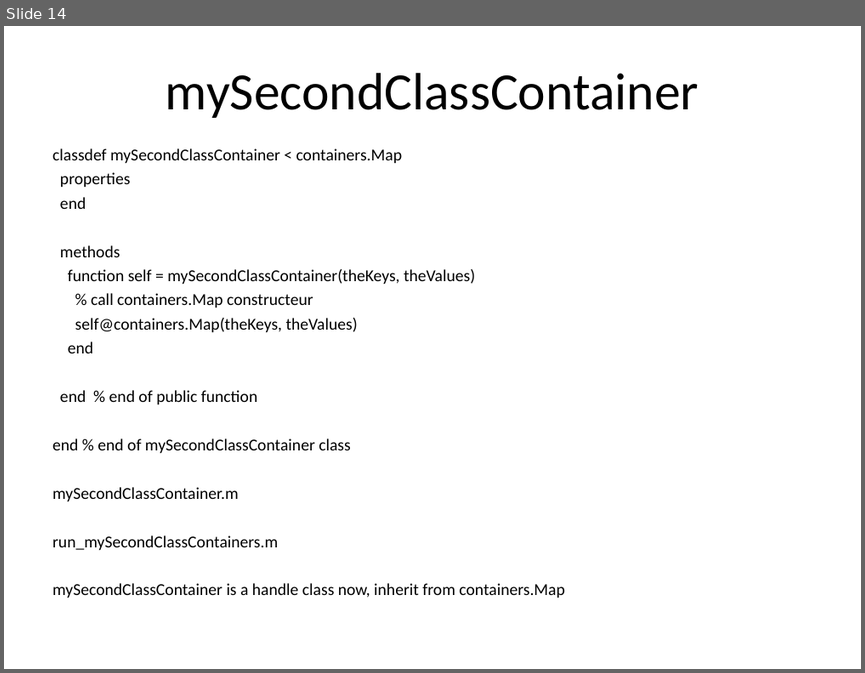
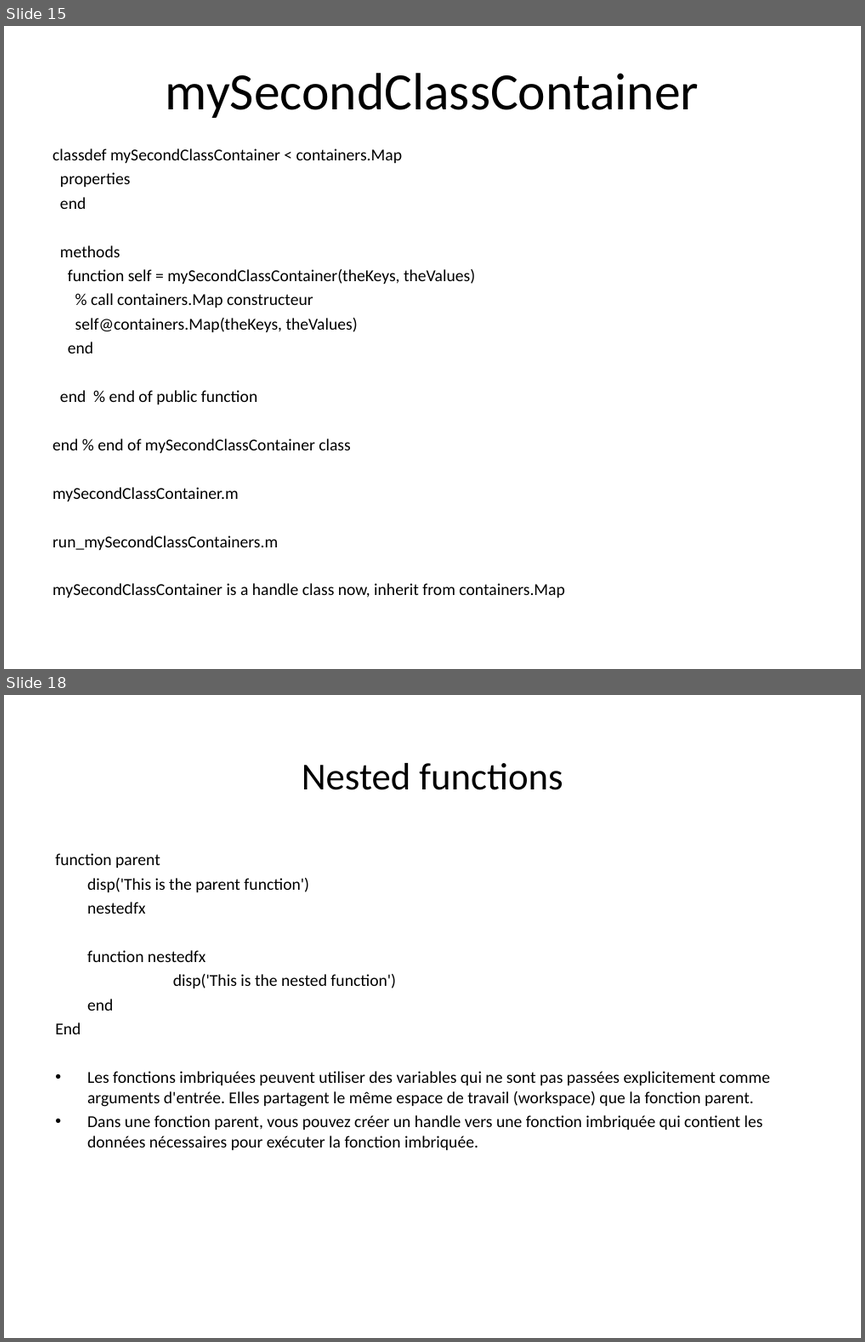
Before and after one commit to jgrelet/course-object-programing-with-Matlab, a slide deck: Introduction à la programmation objet avec Matlab.ppt. Shown one above the other, each under a label of ours: slide 14 before the commit, slides 15 and 18 after it; the slides between them are not shown. The pictures are 865x673 and 865x1342 pixels, drawn with LibreOffice and Linux fonts; fonts in the diff are those of the drawing. Boxes give left, top, right and bottom in pixels: in the first picture for what was removed or moved away, otherwise in the second. Text is boxed around its words. In the diff, an @@ line names an element or a change of style, - is before the commit and + after.

```diff
--- a/Introduction à la programmation objet avec Matlab.ppt
+++ b/Introduction à la programmation objet avec Matlab.ppt
@@ slide 18 added at (4,695,861,1338), background #FFFFFF @@
@@ title added at (302,763,562,790), 32 pt, text #000000 @@
+Nested functions
@@ text added at (55,853,770,1150), 14 pt, text #000000 @@
+function parent
+disp('This is the parent function')
+nestedfx
+function nestedfx
+disp('This is the nested function')
+end
+End
+• Les fonctions imbriquées peuvent utiliser des variables qui ne sont pas passées explicitement comme arguments d'entrée. Elles partagent le même espace de travail (workspace) que la fonction parent.
+• Dans une fonction parent, vous pouvez créer un handle vers une fonction imbriquée qui contient les données nécessaires pour exécuter la fonction imbriquée.
@@ what was slide 14 is now slide 15 @@
```
Also in this commit, not shown: 5 slides changed, 11 other slides added, 10 slides removed, 8 other files.
